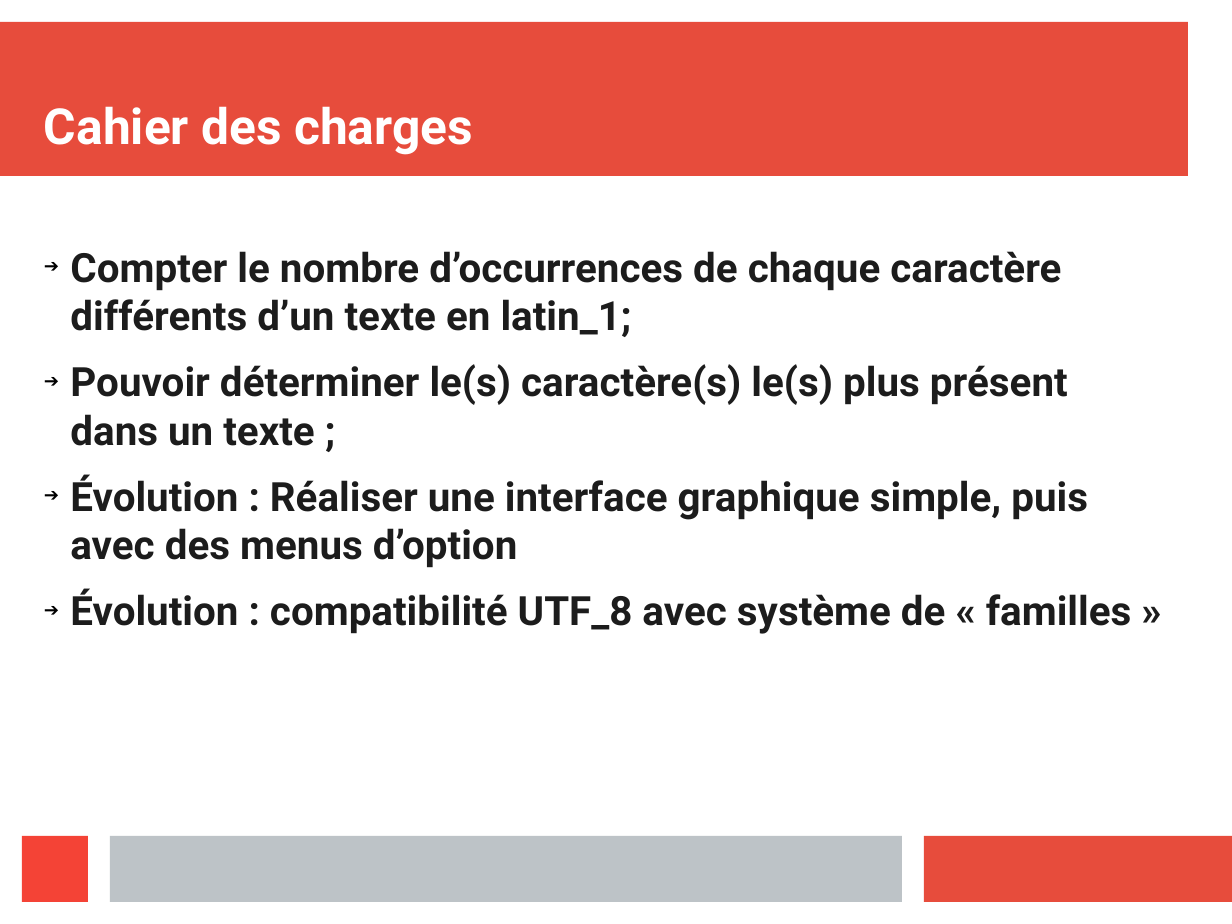
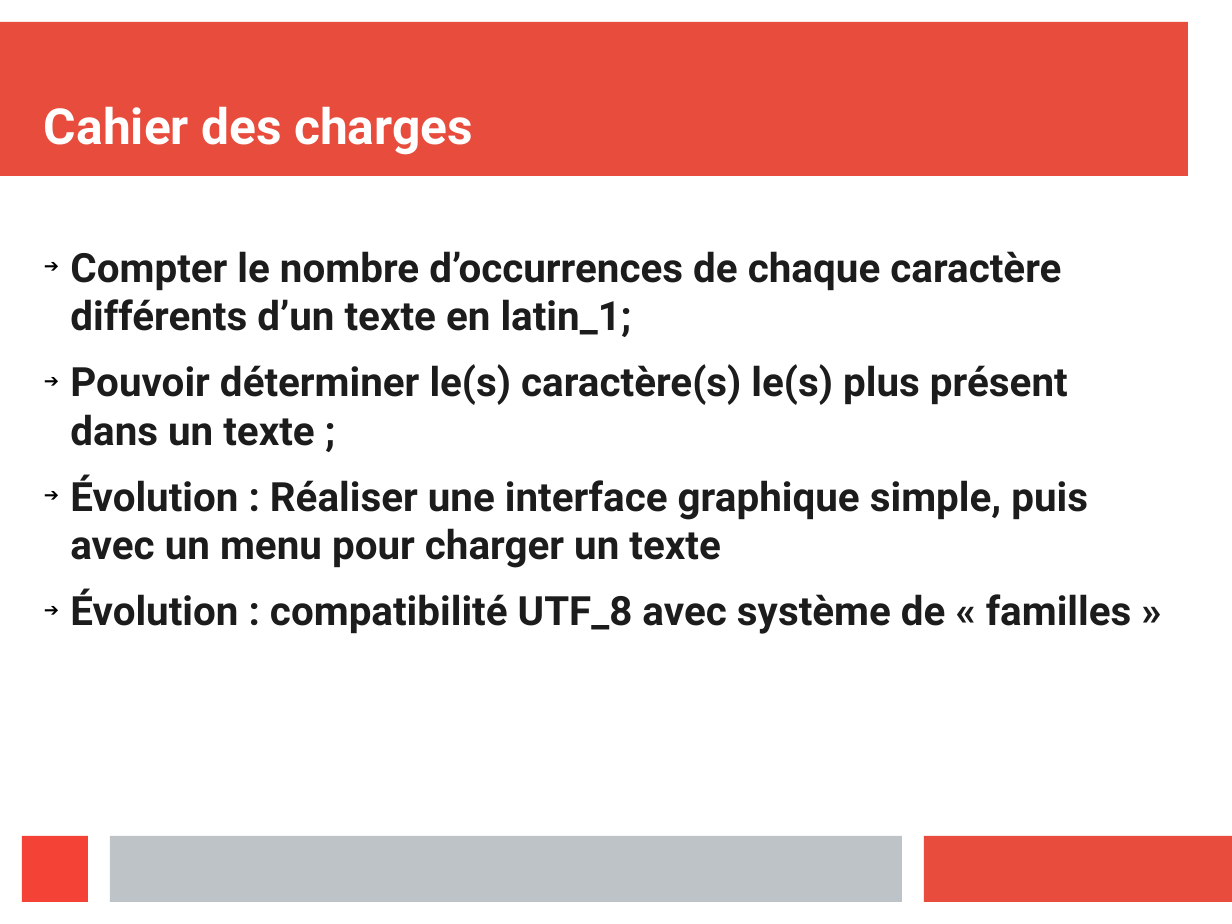
Before and after one commit to 0xbeefed/FreqAnalysis, a slide deck: slide 3 of presentationOral.odp. Drawn at 1232x924 pixels with LibreOffice and Linux fonts; fonts in the diff are those of the drawing. Boxes give left, top, right and bottom in pixels: in the first picture for what was removed or moved away, otherwise in the second. Text is boxed around its words. In the diff, an @@ line names an element or a change of style, - is before the commit and + after.

```diff
--- a/presentationOral.odp
+++ b/presentationOral.odp
@@ text at <box>70,474,1088,568</box>: text changed @@
-➔ Évolution : Réaliser une interface graphique simple, puis avec des menus d’option
+➔ Évolution : Réaliser une interface graphique simple, puis avec un menu pour charger un texte
```
Also in this commit, not shown: 3 other slides changed.
